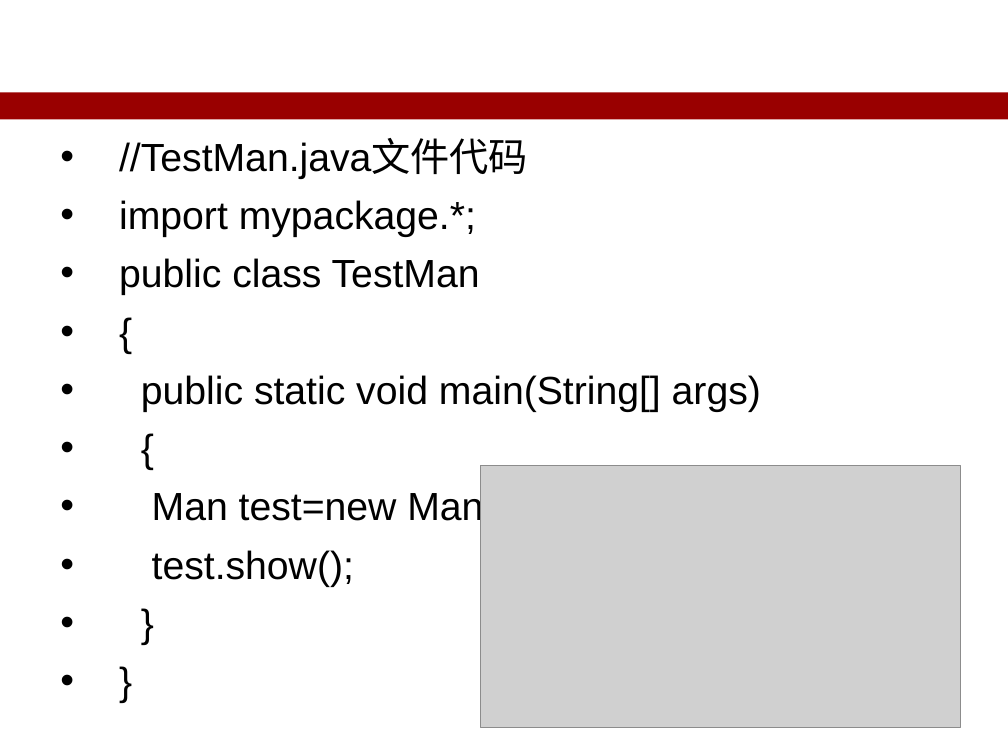
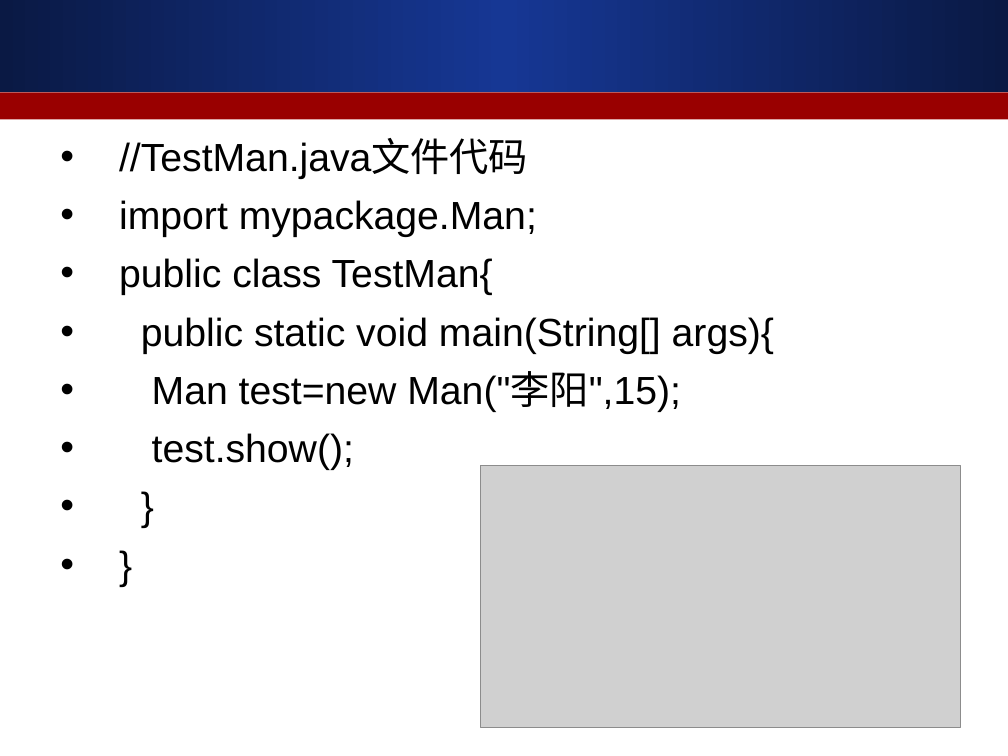
Before and after one commit to ALiberInc/Training, a slide deck: slide 24 of Java/第五章_Java语言的包.ppt (slide 27 before the commit). Drawn at 1008x756 pixels with LibreOffice and Linux fonts; fonts in the diff are those of the drawing; grey boxes stand for pictures. Boxes give left, top, right and bottom in pixels: in the first picture for what was removed or moved away, otherwise in the second. Text is boxed around its words. In the diff, an @@ line names an element or a change of style, - is before the commit and + after.

```diff
--- a/Java/第五章_Java语言的包.ppt
+++ b/Java/第五章_Java语言的包.ppt
@@ rectangle added at <box>0,0,1008,92</box>, fill gradient #0A1944 to #163794 @@
@@ text at <box>119,200,774,354</box>: text changed @@
-• import mypackage.*;
-• public class TestMan
-• {
-• public static void main(String[] args)
-• {
+• import mypackage.Man;
+• public class TestMan{
+• public static void main(String[] args){
```
Also in this commit, not shown: 23 other slides changed, 3 slides removed.
